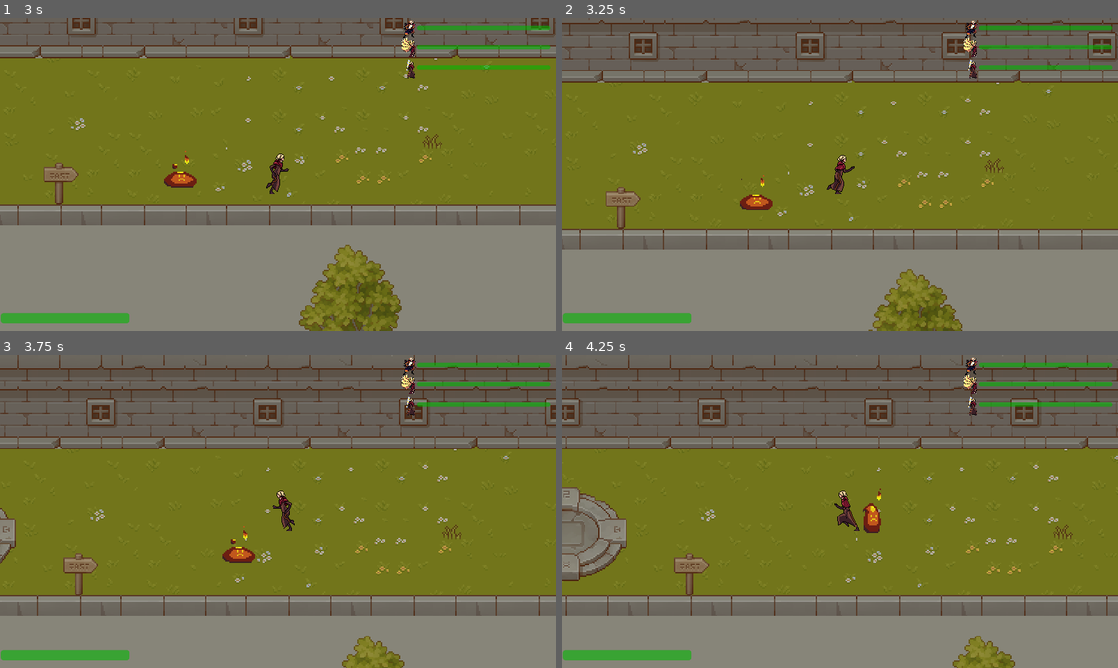
Above: before the commit, frames 1-4 (two rows, left to right).
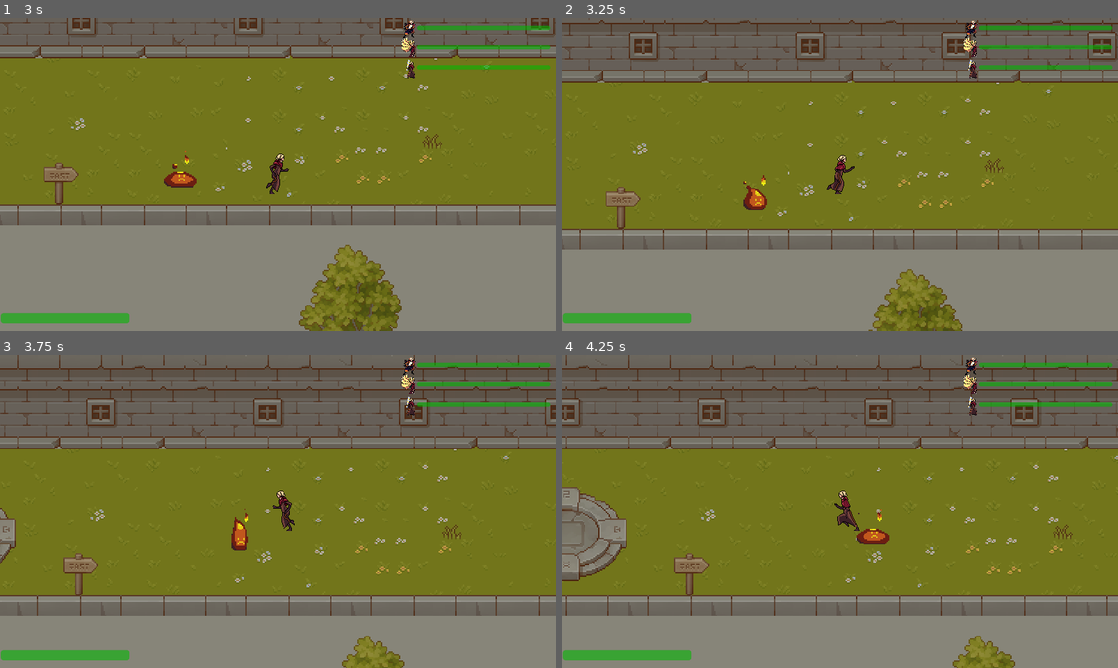
Above: after the commit, the same moments.

Repository: AugustanaCSC380January2024/final-game-jeager
Game: Godot game, scene res://scenes/levels/level_1.tscn
The game is run twice, just before and just after one commit, with the same random seed, the same clock (stepped at 60 frames per second) and the same inputs.
Inputs:
- Up to frame 1 (3 s): hold D (move right) 0.53-1.28 s; tap one key every 0.75 s from 0.6 s: 1 (character 1 selected) 2 (character 2 selected) 3 (character 3 selected) Space (normal attack); hold S (move down) 1.28-2.03 s; hold D (move right) 2.03-2.78 s; hold W (move up) from 2.78 s (still down)
- Up to frame 2 (3.25 s): keep holding W (move up)
- Up to frame 3 (3.75 s): release W (move up) at 3.53 s; hold A (move left) from 3.53 s (still down); tap E (ultimate) at 3.6 s
- Up to frame 4 (4.25 s): keep holding A (move left)

Frame 1 is identical in both runs. In frame 2, 0.2% of the frame differs, in the area x 32-38%, y 50-62%; in frame 3, 0.4%; in frame 4, 0.5%, in the area x 53-59%, y 42-61%.
Error before the commit: Attempt to call function 'set_target_position' in base 'null instance' on a null instance. (res://scripts/levels/level.gd:32)
Error after the commit: Cannot call method 'get_children' on a null value. (res://scripts/levels/level.gd:12)

Commit message:
added particles that spawn and seek the companion when an enemy is killed

Diff:
--- /dev/null
+++ b/assets/shaders/absorb_particles.gdshader
@@ -0,0 +1,11 @@
+shader_type canvas_item;
+
+uniform float trail_length : hint_range(0.1, 1.0) = 1.5;
+
+void vertex() {
+    // Calculate the position manually based on the screen size
+    vec2 frag_coord = vec2(1280.0 / 2.0, 720.0 / 2.0);
+
+    // Modify the alpha based on the position
+    COLOR.a = 1.0 - (frag_coord.x / 1280.0) * trail_length;
+}
--- a/scenes/absorb_particles.tscn
+++ b/scenes/absorb_particles.tscn
@@ -1,6 +1,8 @@
 [gd_scene load_steps=4 format=3 uid="uid://bel8lgbosyecy"]
 
 [ext_resource type="Script" path="res://scripts/absorb_particles.gd" id="1_hyvly"]
+
+[sub_resource type="CircleShape2D" id="CircleShape2D_eq4w1"]
 
 [sub_resource type="ParticleProcessMaterial" id="ParticleProcessMaterial_q65iv"]
 particle_flag_disable_z = true
@@ -9,21 +11,24 @@
 initial_velocity_min = -200.0
 initial_velocity_max = -100.0
 gravity = Vector3(0, 150, 0)
-scale_min = 7.0
-scale_max = 10.0
-
-[sub_resource type="CircleShape2D" id="CircleShape2D_eq4w1"]
+linear_accel_min = -28.57
+linear_accel_max = -15.87
+scale_max = 5.0
 
 [node name="absorb_particles" type="CharacterBody2D"]
+collision_layer = 0
+collision_mask = 0
 script = ExtResource("1_hyvly")
-
-[node name="GPUParticles2D" type="GPUParticles2D" parent="."]
-position = Vector2(2, 1)
-amount = 20
-process_material = SubResource("ParticleProcessMaterial_q65iv")
-lifetime = 0.5
 
 [node name="NavigationAgent2D" type="NavigationAgent2D" parent="."]
 
 [node name="CollisionShape2D" type="CollisionShape2D" parent="."]
 shape = SubResource("CircleShape2D_eq4w1")
+
+[node name="GPUParticles2D" type="GPUParticles2D" parent="."]
+position = Vector2(-1.17868e-05, 7.50273e-06)
+scale = Vector2(1, 1)
+amount = 30
+amount_ratio = 0.5003
+process_material = SubResource("ParticleProcessMaterial_q65iv")
+lifetime = 0.5
--- a/scenes/levels/level_2.tscn
+++ b/scenes/levels/level_2.tscn
@@ -10,9 +10,8 @@
 [ext_resource type="PackedScene" uid="uid://dtqrqk0yreyfx" path="res://scenes/other/columns.tscn" id="5_d7wek"]
 [ext_resource type="PackedScene" uid="uid://uwslpr5x07yc" path="res://scenes/ui/health_bar.tscn" id="5_qyae3"]
 [ext_resource type="Texture2D" uid="uid://dnrfemhit7nga" path="res://assets/Skins/Player skins/character icon/saber_icon.png" id="6_6ekkf"]
-[ext_resource type="PackedScene" path="res://scenes/other/portal.tscn" id="6_iqb0h"]
+[ext_resource type="PackedScene" uid="uid://b4wa74x5q2a75" path="res://scenes/other/portal.tscn" id="6_iqb0h"]
 [ext_resource type="Texture2D" uid="uid://brocy360o801q" path="res://assets/Skins/Player skins/character icon/miko_icon.png" id="7_13v0c"]
-[ext_resource type="PackedScene" uid="uid://bel8lgbosyecy" path="res://scenes/absorb_particles.tscn" id="7_recnb"]
 [ext_resource type="Texture2D" uid="uid://cxcbeao47io3c" path="res://assets/Skins/Player skins/character icon/hayate_icon.png" id="8_1tv4t"]
 [ext_resource type="PackedScene" uid="uid://cbbnm3cctu4sp" path="res://scenes/enemy/normal enemy/skeleton.tscn" id="14_4imw8"]
 [ext_resource type="PackedScene" uid="uid://cmrdhph8qippw" path="res://scenes/players/companion.tscn" id="14_ufn4g"]
@@ -55,9 +54,6 @@
 
 [node name="portal" parent="map_props" instance=ExtResource("6_iqb0h")]
 position = Vector2(2191, -530)
-
-[node name="absorb_particles" parent="map_props" instance=ExtResource("7_recnb")]
-position = Vector2(64, 112)
 
 [node name="CanvasLayer" type="CanvasLayer" parent="."]
 
--- a/scenes/other/gem.tscn
+++ b/scenes/other/coin.tscn
@@ -62,7 +62,7 @@
 [sub_resource type="CircleShape2D" id="CircleShape2D_adbrr"]
 radius = 15.0
 
-[node name="gem" type="Area2D"]
+[node name="coin" type="Area2D"]
 
 [node name="AnimatedSprite2D" type="AnimatedSprite2D" parent="."]
 texture_filter = 1
--- a/scenes/players/companion.tscn
+++ b/scenes/players/companion.tscn
@@ -1,8 +1,32 @@
-[gd_scene load_steps=57 format=3 uid="uid://cmrdhph8qippw"]
+[gd_scene load_steps=63 format=3 uid="uid://cmrdhph8qippw"]
 
 [ext_resource type="Texture2D" uid="uid://whl1upbe1yrd" path="res://assets/Skins/Boss skins/Final Boss/spritesheets/demon_slime_v1.0-SpriteSheet_288x160.png" id="1_cpr3n"]
 [ext_resource type="Script" path="res://scripts/companion.gd" id="1_l02b3"]
 
+[sub_resource type="AtlasTexture" id="AtlasTexture_an5ug"]
+atlas = ExtResource("1_cpr3n")
+region = Rect2(0, 0, 288, 160)
+
+[sub_resource type="AtlasTexture" id="AtlasTexture_0thny"]
+atlas = ExtResource("1_cpr3n")
+region = Rect2(288, 0, 288, 160)
+
+[sub_resource type="AtlasTexture" id="AtlasTexture_m6e2t"]
+atlas = ExtResource("1_cpr3n")
+region = Rect2(576, 0, 288, 160)
+
+[sub_resource type="AtlasTexture" id="AtlasTexture_xiuwr"]
+atlas = ExtResource("1_cpr3n")
+region = Rect2(864, 0, 288, 160)
+
+[sub_resource type="AtlasTexture" id="AtlasTexture_pvjg0"]
+atlas = ExtResource("1_cpr3n")
+region = Rect2(1152, 0, 288, 160)
+
+[sub_resource type="AtlasTexture" id="AtlasTexture_pkki6"]
+atlas = ExtResource("1_cpr3n")
+region = Rect2(1440, 0, 288, 160)
+
 [sub_resource type="AtlasTexture" id="AtlasTexture_tlms7"]
 atlas = ExtResource("1_cpr3n")
 region = Rect2(0, 320, 288, 160)
@@ -213,6 +237,29 @@
 
 [sub_resource type="SpriteFrames" id="SpriteFrames_8qqsh"]
 animations = [{
+"frames": [{
+"duration": 1.0,
+"texture": SubResource("AtlasTexture_an5ug")
+}, {
+"duration": 1.0,
+"texture": SubResource("AtlasTexture_0thny")
+}, {
+"duration": 1.0,
+"texture": SubResource("AtlasTexture_m6e2t")
+}, {
+"duration": 1.0,
+"texture": SubResource("AtlasTexture_xiuwr")
+}, {
+"duration": 1.0,
+"texture": SubResource("AtlasTexture_pvjg0")
+}, {
+"duration": 1.0,
+"texture": SubResource("AtlasTexture_pkki6")
+}],
+"loop": false,
+"name": &"drop_coin",
+"speed": 8.0
+}, {
 "frames": [{
 "duration": 1.0,
 "texture": SubResource("AtlasTexture_tlms7")
@@ -234,7 +281,7 @@
 }],
 "loop": false,
 "name": &"hurt",
-"speed": 8.0
+"speed": 7.0
 }, {
 "frames": [{
 "duration": 1.0,
@@ -403,8 +450,10 @@
 [node name="AnimatedSprite2D" type="AnimatedSprite2D" parent="."]
 position = Vector2(3, -72)
 sprite_frames = SubResource("SpriteFrames_8qqsh")
-animation = &"idle"
+animation = &"drop_coin"
 autoplay = "idle"
+frame = 5
+frame_progress = 1.0
 
 [node name="CollisionShape2D" type="CollisionShape2D" parent="."]
 position = Vector2(1, -1)
--- a/scripts/absorb_particles.gd
+++ b/scripts/absorb_particles.gd
@@ -1,14 +1,28 @@
-extends Node2D
+extends CharacterBody2D
 
-var target_position = position
-var speed = 200
+@export var speed = 150
+@onready var nav_agent = $NavigationAgent2D
 
-@onready var nav_agent = $NavigationAgent2D
+var target: CharacterBody2D
+
+signal absorbed_by_slime
+
+func _ready():
+	nav_agent.target_reached.connect(_on_target_reached)
 
 func _physics_process(delta):
 	var dir = to_local(nav_agent.get_next_path_position()).normalized()
-	nav_agent.target_position = target_position
-	position = dir * speed
+	nav_agent.target_position = target.global_position
+	velocity = dir * speed
+	move_and_slide()
 
-func set_target_position(tar_pos):
-	target_position = tar_pos
+func set_global_pos(pos):
+	global_position = pos
+
+func set_target(tar):
+	target = tar
+
+func _on_target_reached():
+	absorbed_by_slime.emit()
+	queue_free()
+	target.set_stop_movement(false)
--- a/scripts/companion.gd
+++ b/scripts/companion.gd
@@ -6,25 +6,29 @@
 @onready var animated_sprite = $AnimatedSprite2D
 @onready var collision_shape_2d = $CollisionShape2D
 @onready var nav_agent = $NavigationAgent2D
+@onready var coin = preload("res://scenes/other/coin.tscn")
+
+var stop_movement = false
 
 func _physics_process(delta):
-	var dir = to_local(nav_agent.get_next_path_position()).normalized()
-	nav_agent.target_position = player.get_companion_maker_position()
-	var distance = position - nav_agent.target_position
-	if dir.x < 0:
-		animated_sprite.flip_h = false
-	elif dir.x > 0:
-		animated_sprite.flip_h = true
+	if !stop_movement:
+		var dir = to_local(nav_agent.get_next_path_position()).normalized()
+		nav_agent.target_position = player.get_companion_maker_position()
+		var distance = position - nav_agent.target_position
+		if dir.x < 0:
+			animated_sprite.flip_h = false
+		elif dir.x > 0:
+			animated_sprite.flip_h = true
 
-	if (abs(distance.x)> 2 and abs(distance.y) > 2):
-		velocity = dir * speed
-		animated_sprite.play("walk")
-		move_and_slide()
-	else:
-		animated_sprite.play("idle")
+		if (abs(distance.x)> 2 or abs(distance.y) > 2):
+			velocity = dir * speed
+			animated_sprite.play("walk")
+			move_and_slide()
+		else:
+			animated_sprite.play("idle")
 
 func take_damage():
-	animated_sprite.play("hurt")
+	animated_sprite.play("idle")
 
-func absorb_enemy(death_position):
-	pass
+func set_stop_movement(flag):
+	stop_movement = flag
--- a/scripts/levels/level.gd
+++ b/scripts/levels/level.gd
@@ -9,6 +9,9 @@
 @onready var arrow = preload("res://scenes/attacks/arrow.tscn")
 @onready var arrow_spawn_location = $hayate/arrow_spawn_position
 @onready var companion = $companion
+@onready var enemies = $enemies.get_children()
+@onready var absorb_particles = preload("res://scenes/absorb_particles.tscn")
+@onready var coin = preload("res://scenes/other/coin.tscn")
 
 var curr_player: CharacterBody2D
 
@@ -29,7 +32,15 @@
 	$map_props/column2.Strucked.connect(_on_pillar_strucked)
 	$map_props/column3.Strucked.connect(_on_pillar_strucked)
 	$map_props/column4.Strucked.connect(_on_pillar_strucked)
-	$map_props/absorb_particles.set_target_position(curr_player.global_position)
+	for enemy in enemies:
+		enemy.connect("enemy_death", _enemy_killed)
+
+func _enemy_killed(pos):
+	var new_particle = absorb_particles.instantiate()
+	add_child(new_particle)
+	new_particle.set_global_pos(pos)
+	new_particle.set_target(companion)
+	companion.set_stop_movement(true)
 
 func _physics_process(delta):
 	if Input.is_action_just_pressed("character 1 selected"):
--- a/scripts/player.gd
+++ b/scripts/player.gd
@@ -103,7 +103,6 @@
 			if get_name() == "hayate" and animated_sprite.animation == "attack 1":
 				shoot_arrow.emit(arrow_direction)
 			else:
-				print(bodies_in_damage_box)
 				for body in bodies_in_damage_box:
 					body.take_damage(attack)
 					if get_name() != "miko":
Not shown: 1 places in scenes/levels/level_2.tscn that only renumber resources
